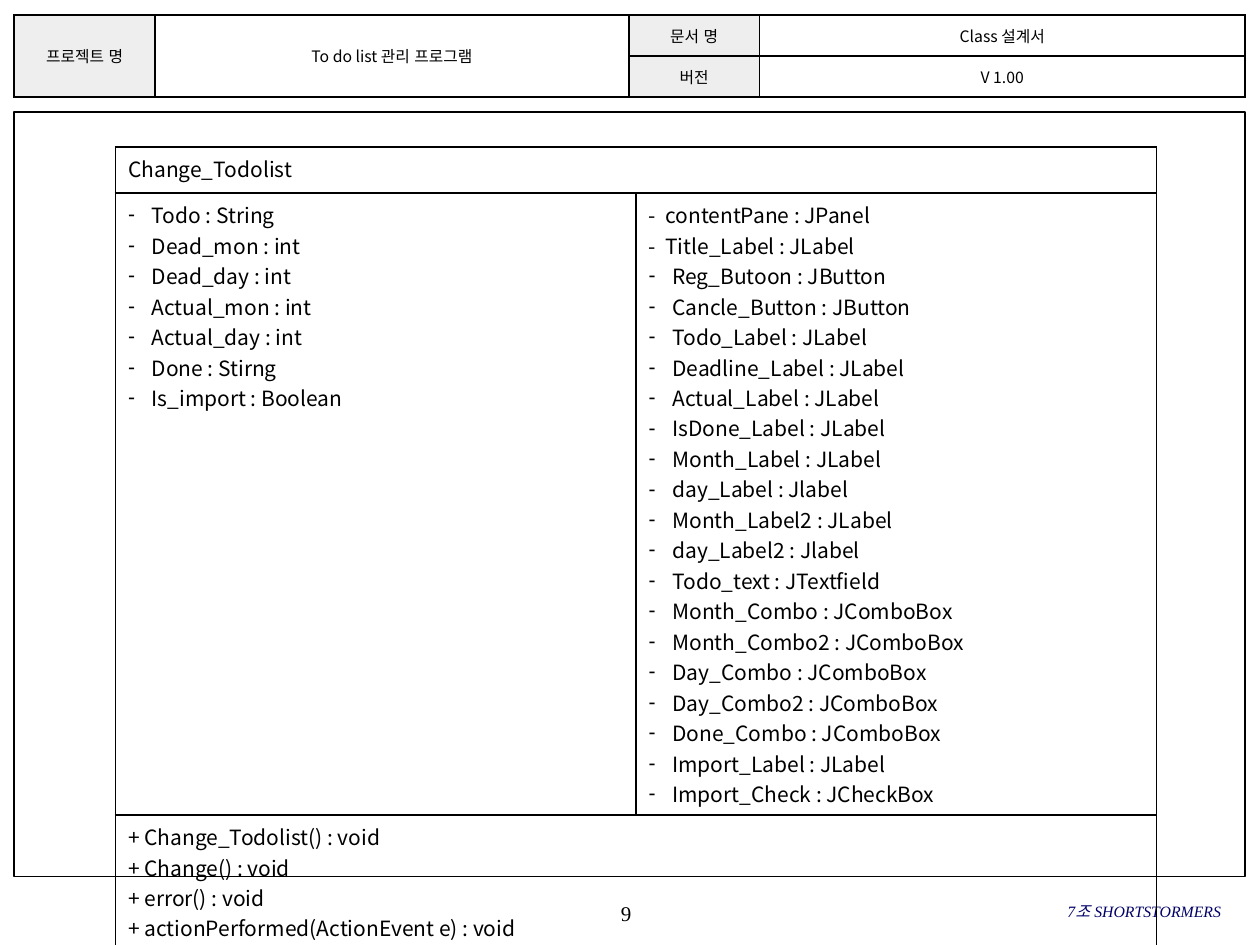
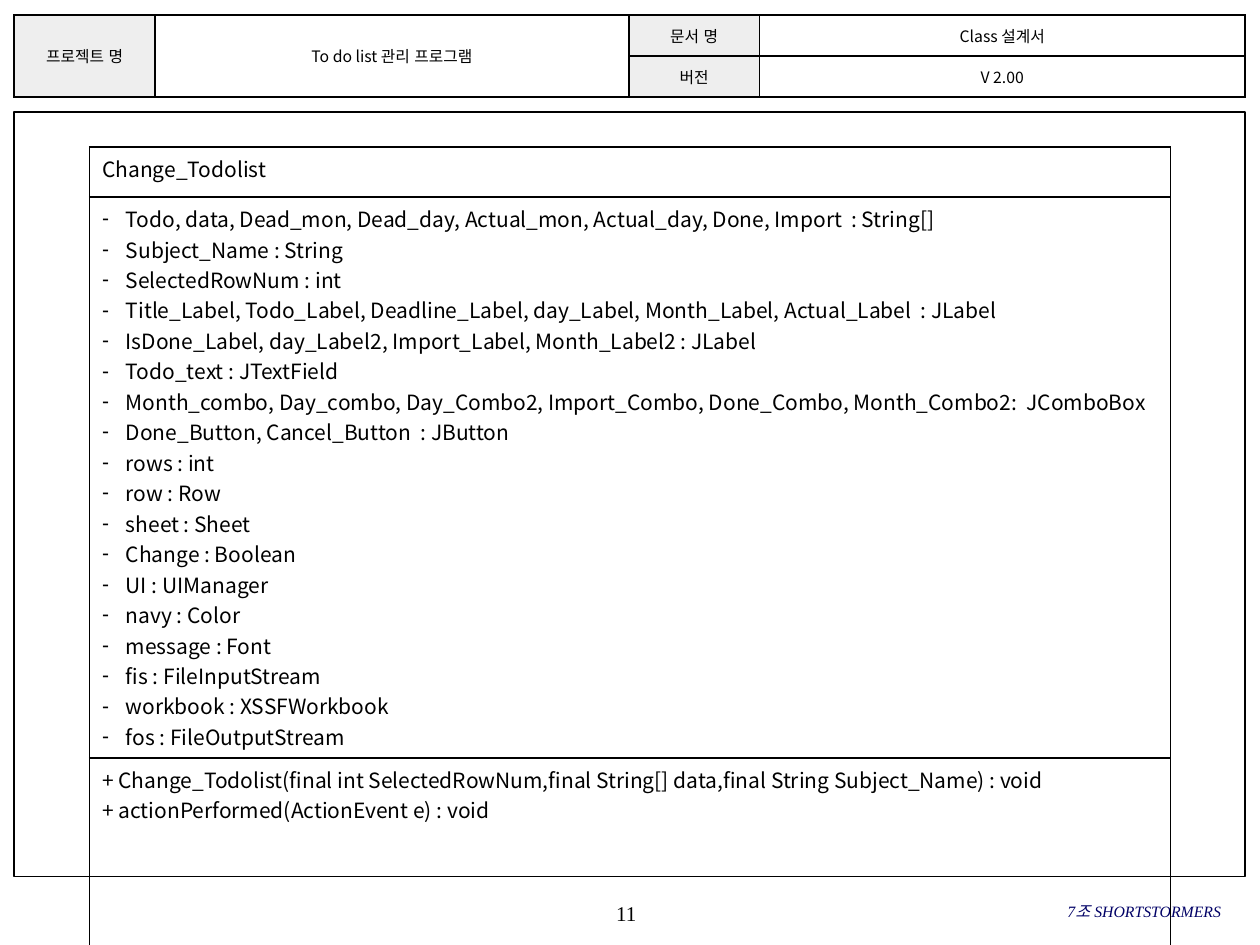
Before and after one commit to SMU-SE-Admin/18-1_7_SHORTSTORMERS_Doc, a slide deck: slide 11 of 03 설계/Class 설계서_7_SHORTSTORMERS.pptx (slide 9 before the commit). Drawn at 1260x945 pixels with LibreOffice and Linux fonts; fonts in the diff are those of the drawing; background and template pictures are left out. Boxes give left, top, right and bottom in pixels: in the first picture for what was removed or moved away, otherwise in the second. Text is boxed around its words. In the diff, an @@ line names an element or a change of style, - is before the commit and + after.

```diff
--- a/03 설계/Class 설계서_7_SHORTSTORMERS.pptx
+++ b/03 설계/Class 설계서_7_SHORTSTORMERS.pptx
@@ table at (14, 15, 1245, 97) @@
-row 2, column 4: V 1.00
+row 2, column 4: V 2.00
@@ table at (89, 147, 1171, 868) @@
-column 1: Change_Todolist | Todo : String / Dead_mon : int / Dead_day : int / Actual_mon : int / Actual_day : int / Done : Stirng / Is_import : Boolean | + Change_Todolist() : void / + Change() : void / + error() : void / + actionPerformed(ActionEvent e) : void
-column 2:  | - contentPane : JPanel / - Title_Label : JLabel / Reg_Butoon : JButton / Cancle_Button : JButton / Todo_Label : JLabel / Deadline_Label : JLabel / Actual_Label : JLabel / IsDone_Label : JLabel / Month_Label : JLabel / day_Label : Jlabel / Month_Label2 : JLabel / day_Label2 : Jlabel / Todo_text : JTextfield / Month_Combo : JComboBox / Month_Combo2 : JComboBox / Day_Combo : JComboBox / Day_Combo2 : JComboBox / Done_Combo : JComboBox / Import_Label : JLabel / Import_Check : JCheckBox | 
+column 1: Change_Todolist | Todo, data, Dead_mon, Dead_day, Actual_mon, Actual_day, Done, Import : String[] / Subject_Name : String / SelectedRowNum : int / Title_Label, Todo_Label, Deadline_Label, day_Label, Month_Label, Actual_Label : JLabel / IsDone_Label, day_Label2, Import_Label, Month_Label2 : JLabel / Todo_text : JTextField / Month_combo, Day_combo, Day_Combo2, Import_Combo, Done_Combo, Month_Combo2: JComboBox / Done_Button, Cancel_Button : JButton / rows : int / row : Row / sheet : Sheet / Change : Boolean / UI : UIManager / navy : Color / message : Font / fis : FileInputStream / workbook : XSSFWorkbook / fos : FileOutputStream | + Change_Todolist(final int SelectedRowNum,final String[] data,final String Subject_Name) : void / + actionPerformed(ActionEvent e) : void
@@ table: place and size @@
-table at (116, 147, 1157, 944)
+table at (89, 147, 1171, 868)
@@ page number at (616, 907, 636, 921): text changed @@
-9
+11
```
Also in this commit, not shown: 8 other slides changed, 4 slides added, 2 slides removed.
